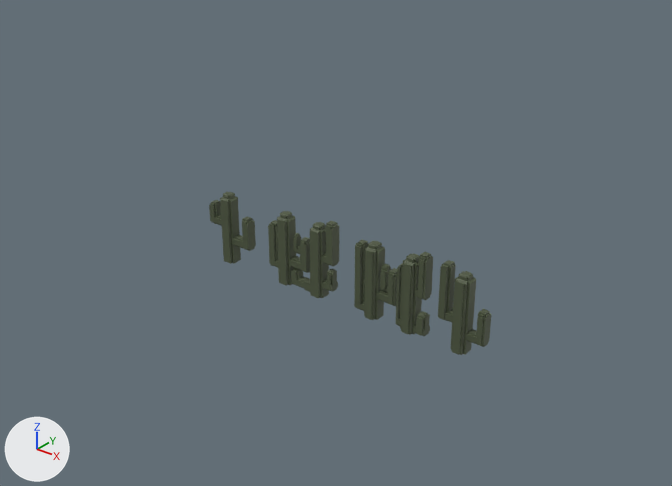
Renders of the Blender file Assets/Models/Obstacles.blend from each side of a commit.
The view is the same before and after, from a 50 mm lens placed at (27.7, -27.0, 19.4), pointed at (6.4, -0.3, 2.9). Arrows for +X, +Y and +Z are at lower left; the lights stay in place. Mesh edges are drawn as thin lines on the coarser meshes.

Names of what the first picture shows: 'Cactus', 'Cactus 2', 'Cactus 3'.
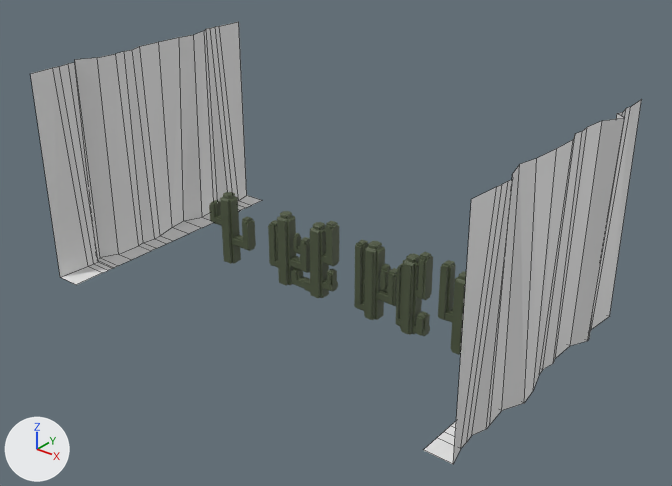
Changed parts and their boxes [x1, y1, x2, y2] in the pictures (672 x 486 px):
'Wall', added: after [31, 22, 262, 285]
'Wall2', added: after [424, 99, 642, 464]

The change, as a list of edits to the scene's bpy script:
```text
Add me_wall2:
    me_wall2.from_pydata(...)  # 60 vertices, 38 faces; spans x -0.75..0.79, y -1.0..1.0, z -0.07..0.19
Add ob_wall2:
    ob_wall2 = bpy.data.objects.new('Wall2', me_wall2)
    ob_wall2.location = (15.74, 0.0, 4.74)
    ob_wall2.rotation_euler = (-3.142, 1.571, 0.0)  # degrees (-180, 90, 0)
    ob_wall2.scale = (6.0, 6.0, 6.0)
Add ob_wall:
    ob_wall = bpy.data.objects.new('Wall', me_wall2.copy())
    ob_wall.location = (-4.8, 0.0, 4.74)
    ob_wall.rotation_euler = (0.0, 1.571, 0.0)  # degrees (0, 90, 0)
    ob_wall.scale = (6.0, 6.0, 6.0)
```
